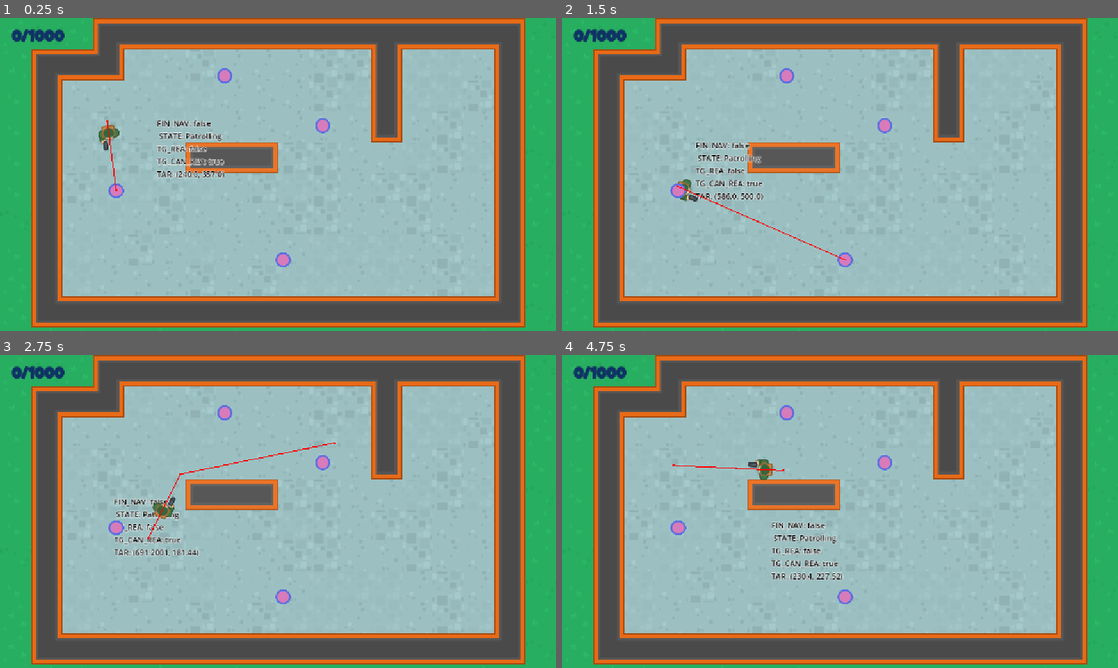
Above: before the commit, frames 1-4 (two rows, left to right).
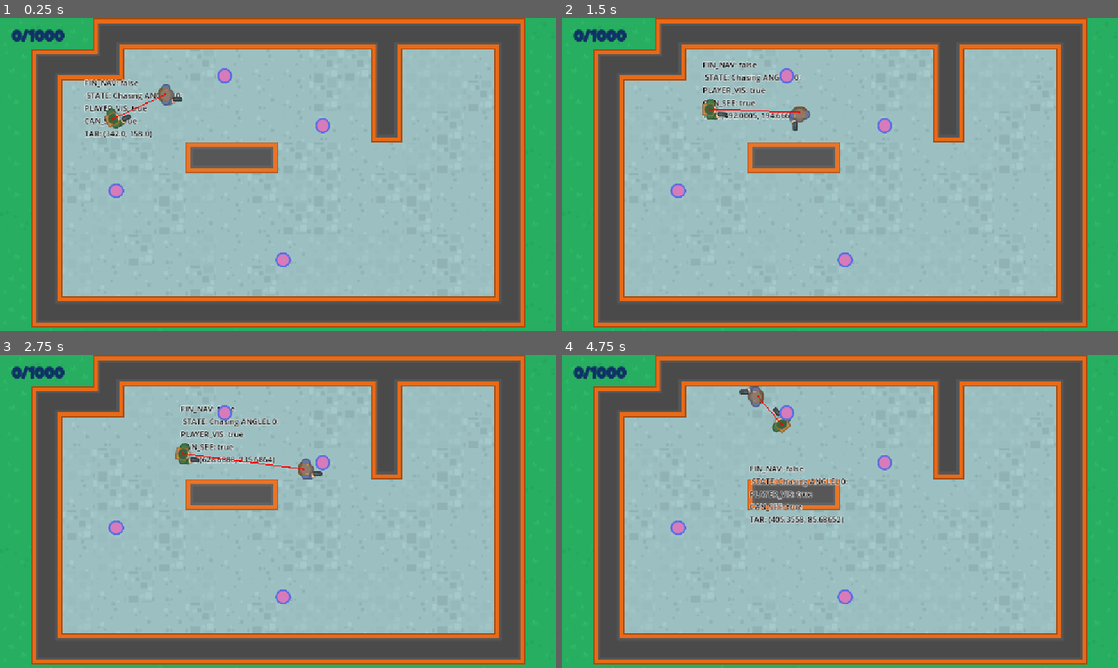
Above: after the commit, the same moments.

Repository: itsantonle/Godot-Mini-Projects
Game: Godot game, scene res://Scenes/Level/Level.tscn
Same seed, same stepped clock (60 frames per second), same inputs: the game is played once before the commit and once after it.
Inputs (mouse positions are in pixels of both pictures, inside the frame that each line leads up to):
- Up to frame 1 (0.25 s): no input
- Up to frame 2 (1.5 s): move the mouse to (962, 158) at 0.52 s; hold Right (ui_right) 0.53-1.28 s; hold E (enter) 0.53-1.28 s; move the mouse to (728, 190) at 1.27 s; hold Down (ui_down) from 1.28 s (still down); tap E (enter) at 1.35 s
- Up to frame 3 (2.75 s): move the mouse to (333, 442) at 2.02 s; release Down (ui_down) at 2.03 s; hold Right (ui_right) from 2.03 s (still down); hold E (enter) from 2.03 s (still down); click (333, 442) at 2.1 s
- Up to frame 4 (4.75 s): move the mouse to (812, 574) at 2.77 s; release Right (ui_right) at 2.78 s; release E (enter) at 2.78 s; hold Up (ui_up) 2.78-3.53 s; tap E (enter) at 2.85, 4.55 s; move the mouse to (1006, 558) at 3.52 s; hold E (enter) 3.53-4.28 s; hold Left (ui_left) from 3.53 s (still down); move the mouse to (673, 464) at 4.27 s; click (673, 464) at 4.35 s

The runs differ from the first frame. In frame 1, 2.1% of the frame differs, in the area x 15-41%, y 19-56%; in frame 2, 2.3%; in frame 3, 2.3%; in frame 4, 2.4%, in the area x 19-52%, y 10-72%.

Commit message:
Add player character and NPC detection logic
Introduces a Player scene and script, adds the player to the Level scene, and updates the NPC to detect and chase the player using a RayCast2D and field of view logic. Refactors NPC movement and state handling to support patrolling, chasing, and searching behaviors based on player visibility.

Diff:
--- a/DoNotMindMe/Scenes/Level/Level.tscn
+++ b/DoNotMindMe/Scenes/Level/Level.tscn
@@ -1,9 +1,10 @@
-[gd_scene load_steps=6 format=4 uid="uid://dduix381kf2mu"]
+[gd_scene load_steps=7 format=4 uid="uid://dduix381kf2mu"]
 
 [ext_resource type="PackedScene" uid="uid://c21wjxirt07sd" path="res://Scenes/GameUI/GameUi.tscn" id="1_vbawi"]
 [ext_resource type="TileSet" uid="uid://bnw1x0u5qn825" path="res://Resources/LevelTiles.tres" id="2_3hkb6"]
 [ext_resource type="PackedScene" uid="uid://8an0v52gocu1" path="res://Scenes/NPC/Npc.tscn" id="3_4dwx7"]
 [ext_resource type="PackedScene" uid="uid://cfsueh4utfr1y" path="res://Scenes/WayPoint/Waypoint.tscn" id="4_qp1lj"]
+[ext_resource type="PackedScene" uid="uid://dhyelrs5ih7vg" path="res://Scenes/Player/Player.tscn" id="5_k2uda"]
 
 [sub_resource type="NavigationPolygon" id="NavigationPolygon_4dwx7"]
 vertices = PackedVector2Array(159.656, 544.977, 585, 327.953, 730.352, 282.352, 874.508, 277.656, 1000.85, 544.008, 585, 246, 742.383, 84.8672, 271.148, 79.1172, 373, 246, 272.148, 144.922, 864.523, 83.9297, 994.141, 83.0625, 373, 329.047, 146.328, 145.906)
@@ -54,3 +55,6 @@
 
 [node name="Waypoint4" parent="Path" instance=ExtResource("4_qp1lj")]
 position = Vector2(465, 119)
+
+[node name="Player" parent="." instance=ExtResource("5_k2uda")]
+position = Vector2(342, 158)
--- a/DoNotMindMe/Scenes/NPC/Npc.gd
+++ b/DoNotMindMe/Scenes/NPC/Npc.gd
@@ -7,12 +7,15 @@
 
 @onready var nav_agent: NavigationAgent2D = $NavAgent
 @onready var debug_label: Label = $DebugLabel
+@onready var player_detect: RayCast2D = $PlayerDetect
+@export var field_of_view_range: float =  60.0
 
-const SPEED: float = 100.0
+const SPEED: float = 60.0
 
 var _waypoints: Array[Vector2] = []
 var _current_wp: int = 0
 var _state: EnemyState = EnemyState.Patrolling
+var _player_ref: Player
 
 
 
@@ -21,12 +24,17 @@
 		nav_agent.target_position = get_global_mouse_position()
 
 func _ready() -> void:
+	_player_ref = get_tree().get_first_node_in_group(Player.GROUP_NAME)
+	if !_player_ref:
+		queue_free()
 	create_wp()
 
 
 func _physics_process(delta: float) -> void:
+	detect_player()
+	process_behavior()
 	update_movement()
-	update_navigation()
+	update_raycast()
 	set_label()
 
 func create_wp() -> void:
@@ -34,6 +42,22 @@
 	for child in get_node(patrol_points).get_children():
 		_waypoints.append(child.global_position)
 
+# get calculated filed of vision
+func get_field_of_view() -> float:
+	var dtp: Vector2 = global_position.direction_to(_player_ref.global_position)
+	# the angle towars the player from where the npc is facing
+	var atp: float = transform.x.angle_to(dtp)
+	return rad_to_deg(atp)
+
+func update_raycast() -> void:
+	# you can get raycat to directly look at
+	player_detect.look_at(_player_ref.global_position)
+
+func player_is_visible() -> bool:
+	return player_detect.get_collider() is Player
+
+func can_see_player() -> bool:
+	return abs(get_field_of_view()) < field_of_view_range and player_is_visible()
 
 func navigate_wp() -> void:
 	if _waypoints.is_empty() or !_waypoints:
@@ -42,7 +66,7 @@
 	_current_wp = (_current_wp + 1) % _waypoints.size()
 
 
-func update_navigation() -> void:
+func update_movement() -> void:
 	if nav_agent.is_navigation_finished():
 		return
 
@@ -56,17 +80,37 @@
 	if nav_agent.is_navigation_finished():
 		navigate_wp()
 
-func update_movement() -> void:
+func process_chasing() -> void:
+	nav_agent.target_position  = _player_ref.global_position
+
+func process_searching() -> void:
+	if nav_agent.is_navigation_finished():
+		set_state(EnemyState.Patrolling)
+
+func process_behavior() -> void:
 	match  _state:
 		EnemyState.Patrolling:
 			process_patrolling()
+		EnemyState.Chasing:
+			process_chasing()
+		EnemyState.Searching:
+			process_searching()
 
+func set_state(new_state: EnemyState) -> void:
+	if new_state == _state: return
+	_state = new_state
+
+func detect_player() -> void:
+	if can_see_player():
+		set_state(EnemyState.Chasing)
+	elif _state == EnemyState.Chasing:
+		set_state(EnemyState.Searching)
 
 func set_label() -> void:
 	var s:String = "FIN_NAV: %s\n " % nav_agent.is_navigation_finished()
-	s+= "STATE: %s\n" % EnemyState.keys()[_state]
-	s += "TG_REA: %s\n" % nav_agent.is_target_reached()
-	s+= "TG_CAN_REA: %s\n" % nav_agent.is_target_reachable()
+	s+= "STATE: %s ANGLEL %.0f:\n" % [EnemyState.keys()[_state], get_field_of_view()]
+	s += "PLAYER_VIS: %s\n" % player_is_visible()
+	s+= "CAN_SEE: %s\n" % can_see_player()
 	s+= "TAR: %s" % nav_agent.target_position
 
 	debug_label.text = s
--- a/DoNotMindMe/Scenes/NPC/Npc.tscn
+++ b/DoNotMindMe/Scenes/NPC/Npc.tscn
@@ -36,4 +36,7 @@
 max_speed = 150.0
 debug_enabled = true
 
+[node name="PlayerDetect" type="RayCast2D" parent="."]
+target_position = Vector2(400, 0)
+
 [connection signal="velocity_computed" from="NavAgent" to="." method="_on_nav_agent_velocity_computed"]
--- /dev/null
+++ b/DoNotMindMe/Scenes/Player/Player.gd
@@ -0,0 +1,19 @@
+extends CharacterBody2D
+
+class_name Player
+const SPEED: float = 200.0
+const GROUP_NAME: String = "Player"
+
+func _enter_tree() -> void:
+	add_to_group(GROUP_NAME)
+
+func get_input() -> Vector2:
+	var nv: Vector2 = Vector2.ZERO
+	nv.x = Input.get_axis("ui_left", "ui_right")
+	nv.y = Input.get_axis("ui_up", "ui_down")
+	return nv.normalized()
+
+func _physics_process(delta: float) -> void:
+	velocity = get_input() * SPEED
+	rotation = velocity.angle()
+	move_and_slide()
--- /dev/null
+++ b/DoNotMindMe/Scenes/Player/Player.tscn
@@ -0,0 +1,19 @@
+[gd_scene load_steps=4 format=3 uid="uid://dhyelrs5ih7vg"]
+
+[ext_resource type="Script" uid="uid://crmdwvcbjx0el" path="res://Scenes/Player/Player.gd" id="1_ft8w5"]
+[ext_resource type="Texture2D" uid="uid://dg4gvpootdbl8" path="res://assets/images/survivor1_gun.png" id="1_s0eop"]
+
+[sub_resource type="CapsuleShape2D" id="CapsuleShape2D_s0eop"]
+radius = 12.0
+height = 40.0
+
+[node name="Player" type="CharacterBody2D"]
+script = ExtResource("1_ft8w5")
+
+[node name="Sprite2D" type="Sprite2D" parent="."]
+texture = ExtResource("1_s0eop")
+offset = Vector2(10, 0)
+
+[node name="CollisionShape2D" type="CollisionShape2D" parent="."]
+position = Vector2(-2, 1)
+shape = SubResource("CapsuleShape2D_s0eop")
Not shown, added: DoNotMindMe/Scenes/Player/Player.gd.uid
